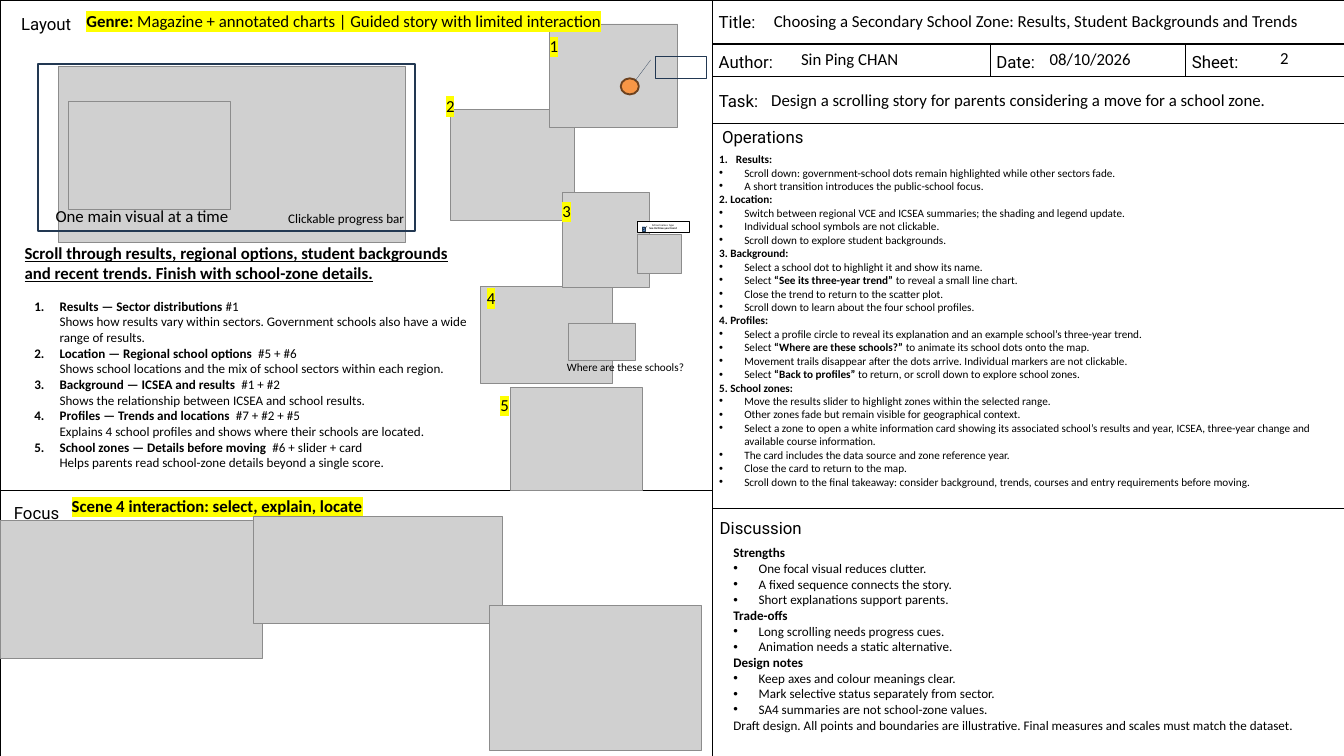
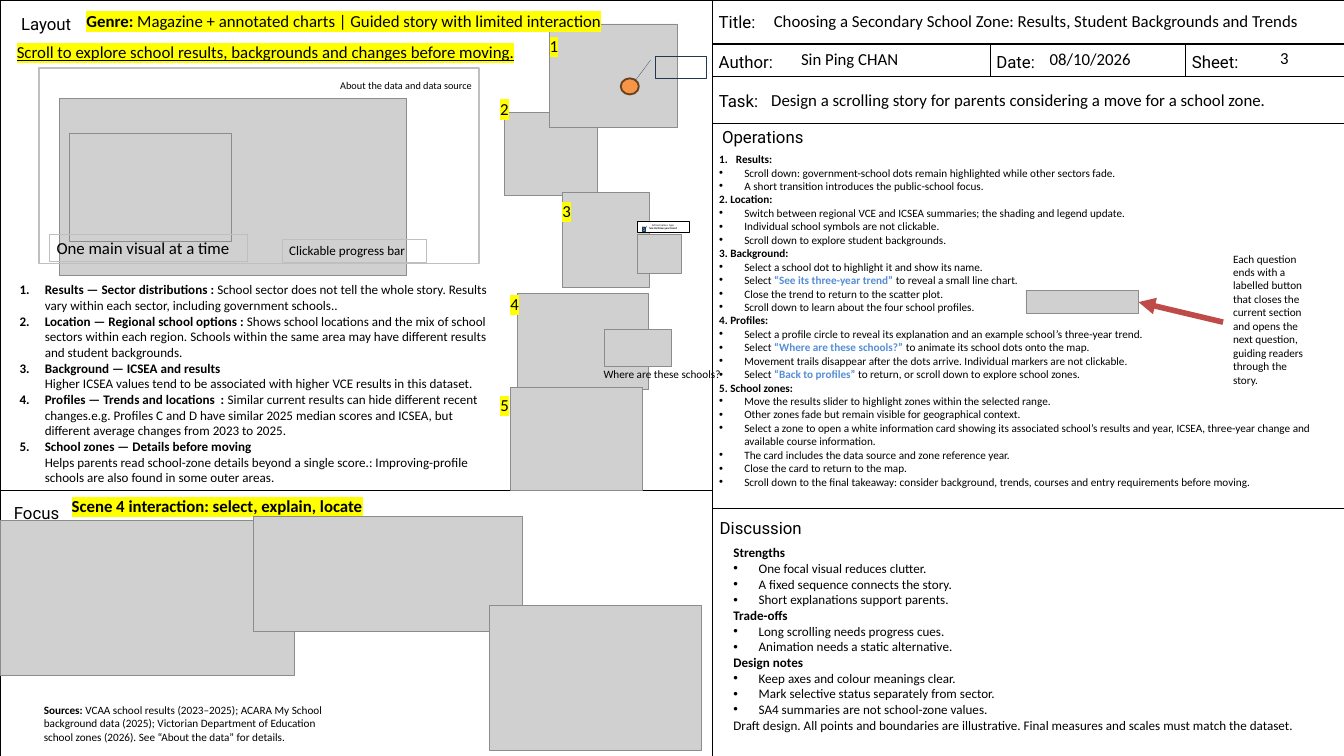
Before and after one commit to 771Sophia/Backup_5147, a slide deck: slide 4 of FIT5147 FDS Slide template.pptx (slide 3 before the commit). Drawn at 1344x756 pixels with LibreOffice and Linux fonts; fonts in the diff are those of the drawing; grey boxes stand for pictures; background and template pictures are left out. Boxes give left, top, right and bottom in pixels: in the first picture for what was removed or moved away, otherwise in the second. Text is boxed around its words. In the diff, an @@ line names an element or a change of style, - is before the commit and + after.

Commit message:
Back up completed FDS design draft and assignment brief

```diff
--- a/FIT5147 FDS Slide template.pptx
+++ b/FIT5147 FDS Slide template.pptx
@@ text at bbox=[17, 46, 514, 61]: text changed; bold off @@
-Scroll through results, regional options, student backgrounds and recent trends. Finish with school-zone details.
+Scroll to explore school results, backgrounds and changes before moving.
@@ text at bbox=[1280, 53, 1289, 64]: text changed @@
-2
+3
@@ rectangle: place and size @@
-rectangle at bbox=[38, 65, 415, 232]
+rectangle at bbox=[39, 68, 479, 263]
@@ rectangle at bbox=[39, 68, 479, 263]: outline #233953 2 pt to #BFBFBF 2 pt @@
@@ text added at bbox=[340, 82, 472, 89], 11 pt, text #000000 @@
+About the data and data source
@@ text "2" rewrapped from bbox=[446, 98, 455, 116] to bbox=[500, 104, 509, 115] @@
@@ picture: place and size @@
-picture at bbox=[450, 110, 575, 220]
+picture at bbox=[505, 112, 598, 196]
@@ rectangle "One main visual at a ..." at bbox=[50, 235, 247, 261]: outline none to #BFBFBF 0.75 pt @@
@@ rectangle "One main visual at a ...": place and size @@
-rectangle "One main visual at a ..." at bbox=[56, 209, 228, 227]
+rectangle "One main visual at a ..." at bbox=[50, 235, 247, 261]
@@ 2 pictures, 1 rectangle: place and size @@
-2 pictures, 1 rectangle at bbox=[58, 67, 406, 243]
+2 pictures, 1 rectangle at bbox=[59, 98, 427, 275]
@@ rectangle "Clickable progress bar" at bbox=[282, 239, 427, 262]: outline none to #BFBFBF 0.75 pt @@
@@ text added at bbox=[1233, 255, 1303, 386], 12 pt, text #000000 @@
+Each question ends with a labelled button that closes the current section and opens the next question, guiding readers through the story.
@@ text at bbox=[45, 284, 487, 482]: text changed @@
-1. Results — Sector distributions #1
-   Shows how results vary within sectors. Government schools also have a wide range of results.
-2. Location — Regional school options #5 + #6
-   Shows school locations and the mix of school sectors within each region.
-3. Background — ICSEA and results #1 + #2
-   Shows the relationship between ICSEA and school results.
-4. Profiles — Trends and locations #7 + #2 + #5
-   Explains 4 school profiles and shows where their schools are located.
-5. School zones — Details before moving #6 + slider + card
-   Helps parents read school-zone details beyond a single score.
+1. Results — Sector distributions : School sector does not tell the whole story. Results vary within each sector, including government schools..
+2. Location — Regional school options : Shows school locations and the mix of school sectors within each region. Schools within the same area may have different results and student backgrounds.
+3. Background — ICSEA and results
+   Higher ICSEA values tend to be associated with higher VCE results in this dataset.
+4. Profiles — Trends and locations : Similar current results can hide different recent changes.e.g. Profiles C and D have similar 2025 median scores and ICSEA, but different average changes from 2023 to 2025.
+5. School zones — Details before moving
+   Helps parents read school-zone details beyond a single score.: Improving-profile schools are also found in some outer areas.
@@ text "4" rewrapped from bbox=[487, 290, 496, 308] to bbox=[510, 299, 519, 310] @@
@@ text at bbox=[744, 276, 1089, 380]: text colour #000000 to #558ED5 in "“See its three-year trend”", "“Where are these schools?”", "“Back to profiles”" @@
@@ picture added at bbox=[1026, 290, 1139, 314] @@
@@ arrow added from (1223, 322) to (1138, 302), #BF4C48 6 pt @@
@@ 2 pictures, 1 text: place and size @@
-2 pictures, 1 text at bbox=[480, 287, 684, 383]
+2 pictures, 1 text at bbox=[517, 294, 721, 390]
@@ picture: place and size @@
-picture at bbox=[1, 521, 262, 659]
+picture at bbox=[1, 521, 295, 676]
@@ picture: place and size @@
-picture at bbox=[253, 517, 503, 624]
+picture at bbox=[253, 517, 523, 632]
@@ text added at bbox=[44, 706, 322, 743], 12 pt, text #000000 @@
+Sources: VCAA school results (2023–2025); ACARA My School background data (2025); Victorian Department of Education school zones (2026). See “About the data” for details.
```
Also in this commit, not shown: 5 other slides changed, 1 other file.
